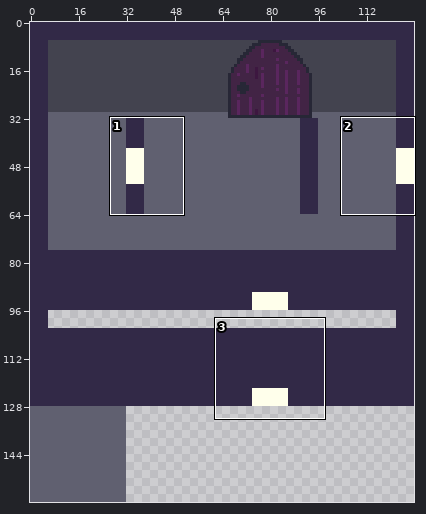
Two states of a sprite sheet, assets/background_sheet.png. The first picture is a wide view before the edit; the outline marks the close-up.
Close-up. Before the commit:
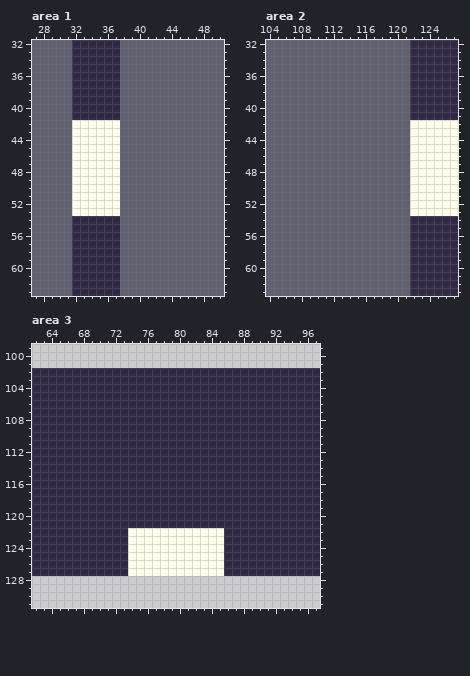
The file is 128x160 pixels. Shown: area 1: x 27..50, y 32..63; area 2: x 104..127, y 32..63; area 3: x 62..97, y 99..131. The commit also changed other parts of the picture, which this record leaves out.
The result:
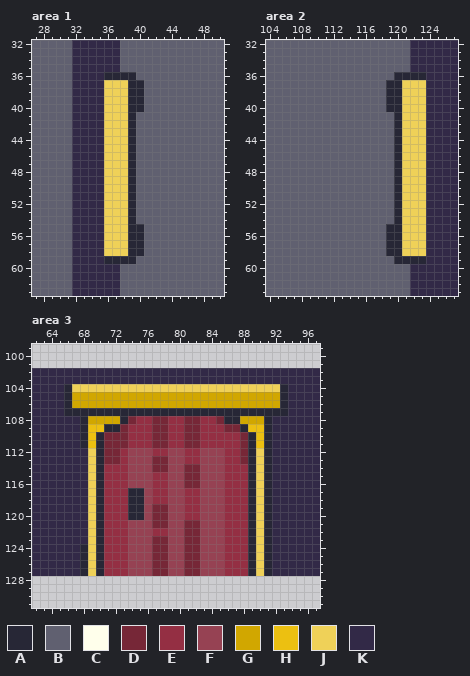
Palette (. is transparent): A #272736  B #606070  C #ffffeb  D #762737  E #942f43  F #964253  G #d1a700  H #ecc011  J #efd158  K #322947
Difference:
Changed rows in their new state; - is an unchanged pixel.
Area 1:
first column x 32:
36 ----AAAA-
37 ----JJJAA
38 ----JJJAA
39 ----JJJAA
40 ----JJJAA
41 ----JJJA-
42 KKKKJJJA-
43 KKKKJJJA-
44 KKKKJJJA-
45 KKKKJJJA-
46 KKKKJJJA-
47 KKKKJJJA-
48 KKKKJJJA-
49 KKKKJJJA-
50 KKKKJJJA-
51 KKKKJJJA-
52 KKKKJJJA-
53 KKKKJJJA-
54 ----JJJA-
55 ----JJJAA
56 ----JJJAA
57 ----JJJAA
58 ----JJJAA
59 ----AAAA-
Area 2:
first column x 119:
36 -AAAA----
37 AAJJJ----
38 AAJJJ----
39 AAJJJ----
40 AAJJJ----
41 -AJJJ----
42 -AJJJKKKK
43 -AJJJKKKK
44 -AJJJKKKK
45 -AJJJKKKK
46 -AJJJKKKK
47 -AJJJKKKK
48 -AJJJKKKK
49 -AJJJKKKK
50 -AJJJKKKK
51 -AJJJKKKK
52 -AJJJKKKK
53 -AJJJKKKK
54 -AJJJ----
55 AAJJJ----
56 AAJJJ----
57 AAJJJ----
58 AAJJJ----
59 -AAAA----
Area 3:
first column x 66:
104 AJJJJJJJJJJJJJJJJJJJJJJJJJJA
105 AGGGGGGGGGGGGGGGGGGGGGGGGGGA
106 AGGGGGGGGGGGGGGGGGGGGGGGGGGA
107 AAAAAAAAAAAAAAAAAAAAAAAAAAAA
108 --AGGGGADEEDDEEDDEEDAAGGGA--
109 --AHHAADEEEDDEEDDEEEDDAHHA--
110 --AHADDDEEEDDEEDDEEEEEDAHA--
111 --AHADDDEEEDDEEDDEEEEEDAHA--
112 ---JADDEFFFEEFFEEFFFEEDAJA--
113 ---JADDEFFFDDFFEEFFFEEDAJA--
114 ---JAEEEFFFDDFFDDFFFEEEAJA--
115 ---JAEEEFFFEEFFDDFFFEEEAJA--
116 ---JAEEEFFFEEFFDDFFFEEEAJA--
117 ---JAEEEAAFEEFFEEFFFEEEAJA--
118 ---JAEEEAAFEEFFEEFFFEEEAJA--
119 ---JAEEEAAFDDFFEEFFFEEEAJA--
120 ---JAEEEAAFDDFFEEFFFEEEAJA--
121 ---JAEEEFFFDDFFDDFFFEEEAJA--
122 ---JAEEEFFFEEFFDDFFFEEEAJA--
123 ---JAEEEFFFDDFFDDFFFEEEAJA--
124 --AJAEEEFFFDDFFDDFFFEEEAJA--
125 --AJAEEEFFFDDFFDDFFFEEEAJA--
126 --AJAEEEFFFDDFFDDFFFEEEAJA--
127 --AJAEEEFFFDDFFDDFFFEEEAJA--
